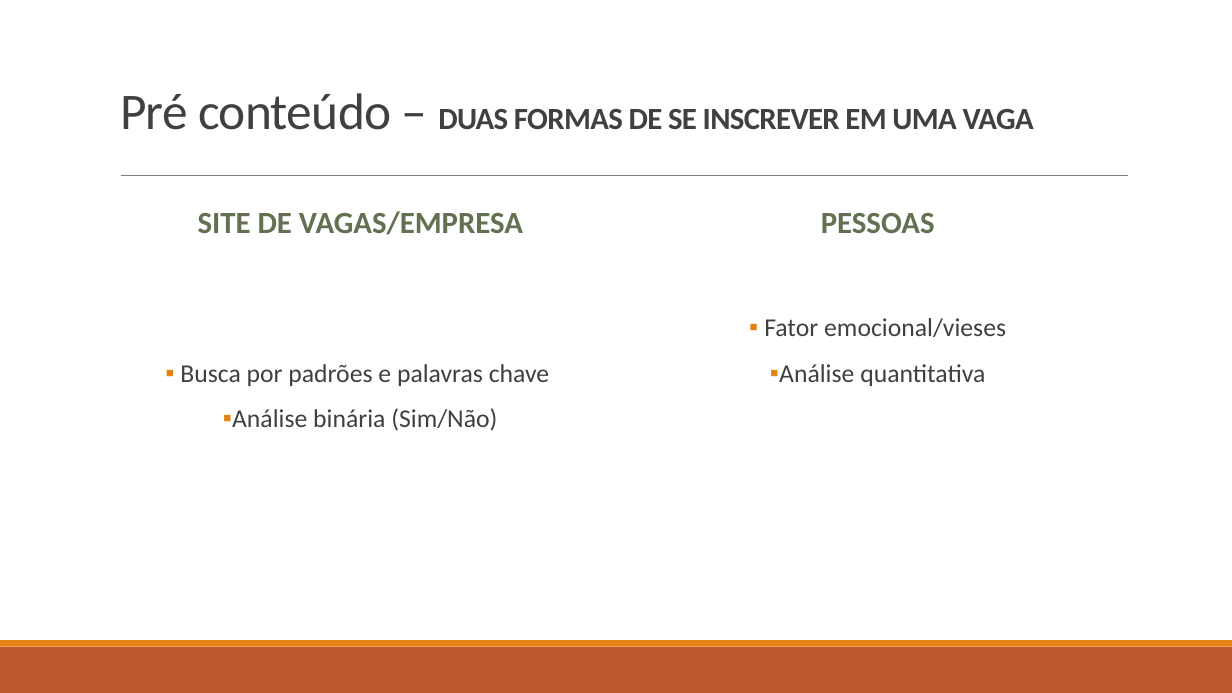
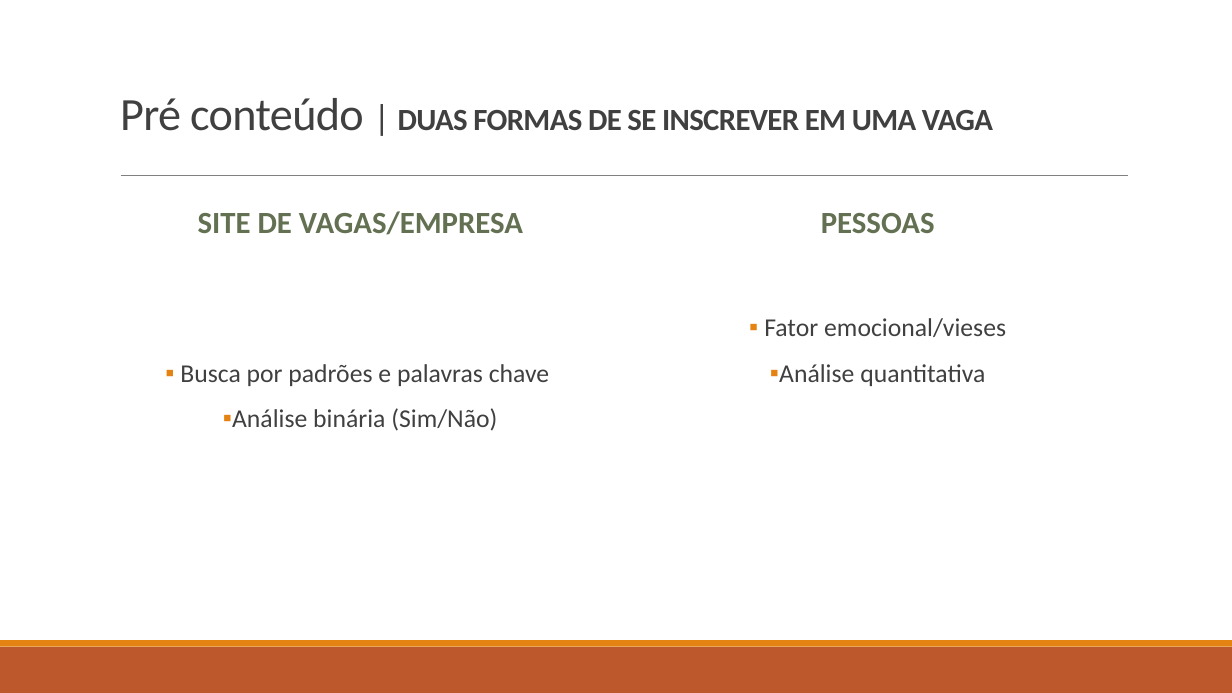
Before and after one commit to RaizaCirne/js-antes-do-react, a slide deck: slide 5 of Currículo, busca de vagas e candidaturas/#RESUMOCV121.pptx. Drawn at 1232x693 pixels with LibreOffice and Linux fonts; fonts in the diff are those of the drawing. Boxes give left, top, right and bottom in pixels: in the first picture for what was removed or moved away, otherwise in the second. Text is boxed around its words. In the diff, an @@ line names an element or a change of style, - is before the commit and + after.

```diff
--- a/Currículo, busca de vagas e candidaturas/#RESUMOCV121.pptx
+++ b/Currículo, busca de vagas e candidaturas/#RESUMOCV121.pptx
@@ title at (x1=120, y1=98, x2=993, y2=131): text changed @@
-Pré conteúdo – DUAS FORMAS DE SE INSCREVER EM UMA VAGA
+Pré conteúdo | DUAS FORMAS DE SE INSCREVER EM UMA VAGA
```
Also in this commit, not shown: 3 other slides changed, 4 slides added, 2 slides removed.
